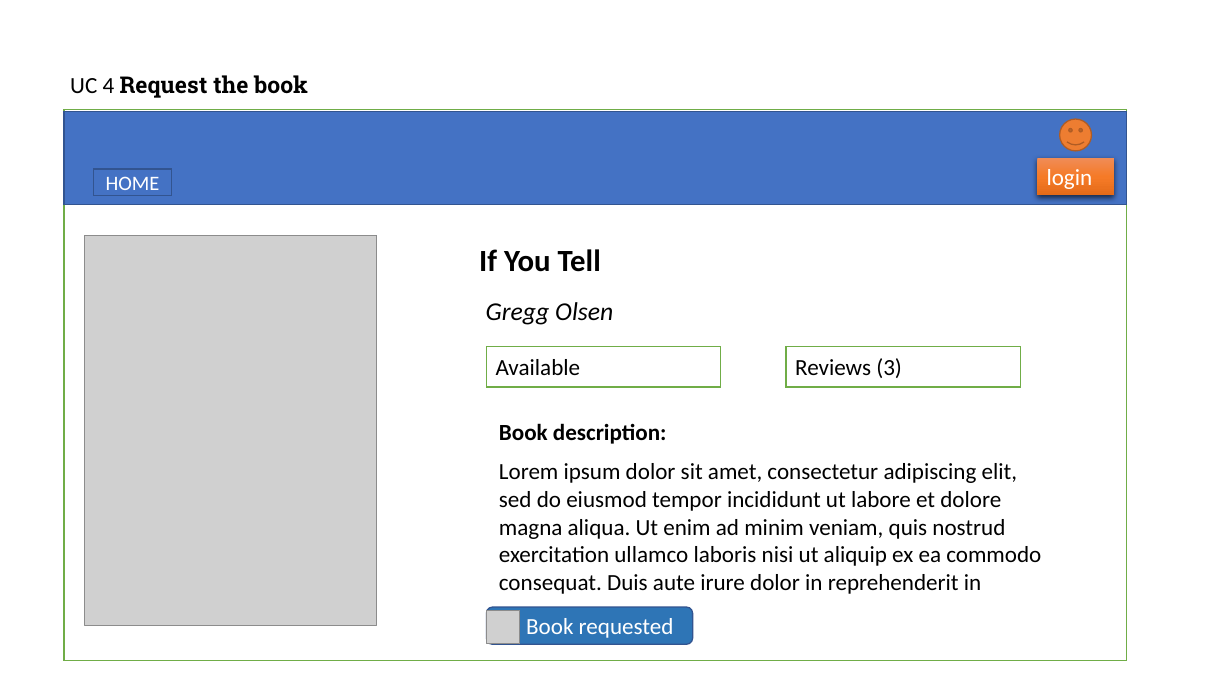
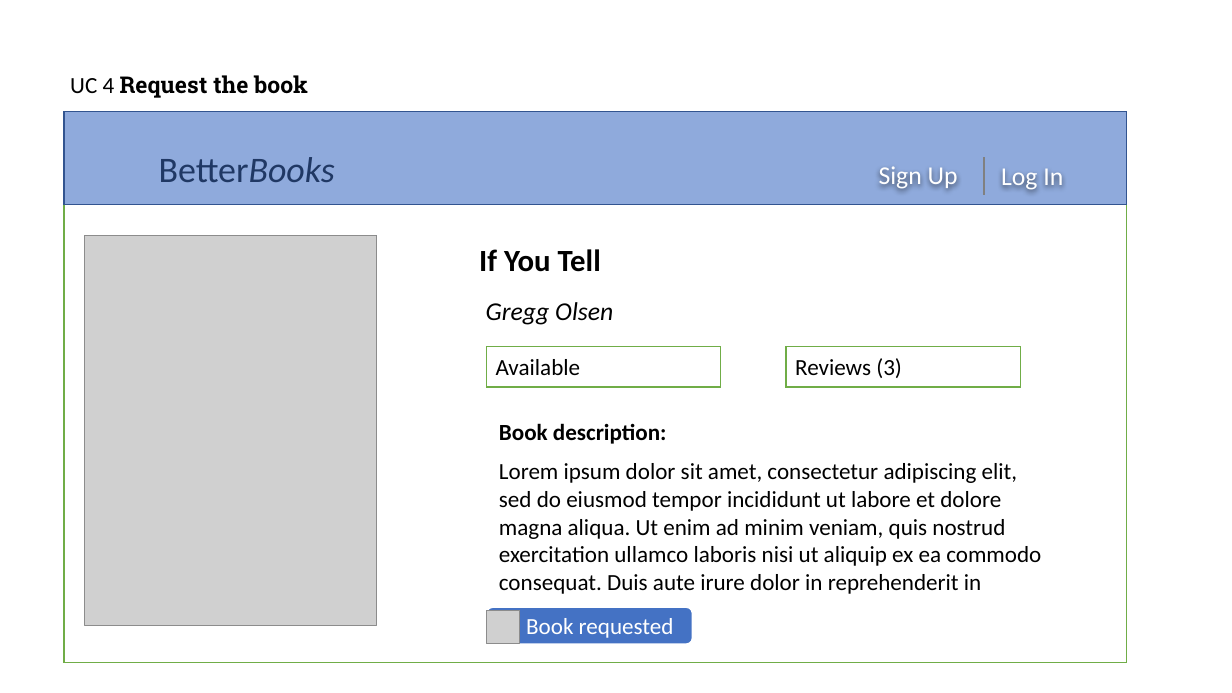
Before and after one commit to kateGalich/capstone, a slide deck: slide 4 of Construction 1/UI Prototypes.pptx. Drawn at 1232x693 pixels with LibreOffice and Linux fonts; fonts in the diff are those of the drawing; grey boxes stand for pictures; background and template pictures are left out. Boxes give left, top, right and bottom in pixels: in the first picture for what was removed or moved away, otherwise in the second. Text is boxed around its words. In the diff, an @@ line names an element or a change of style, - is before the commit and + after.

```diff
--- a/Construction 1/UI Prototypes.pptx
+++ b/Construction 1/UI Prototypes.pptx
@@ rectangle at (64, 112, 1127, 205): fill #4472C4 to #8FAADC @@
@@ smiley face removed at (1060, 119, 1092, 151) @@
@@ rectangle removed at (93, 169, 171, 196) @@
-HOME
@@ text added at (159, 157, 335, 182), 28 pt, text #203864 @@
+BetterBooks
@@ text added at (879, 166, 958, 188), 20 pt, text #FFFFFF @@
+Sign Up
@@ line added from (984, 157) to (984, 195), #808080 1 pt @@
@@ text added at (1001, 168, 1063, 191), 20 pt, text #FFFFFF @@
+Log In
@@ rectangle removed at (1038, 158, 1115, 195) @@
-login
@@ rounded rectangle "Book requested" at (486, 607, 692, 644): fill #2E75B6 to #4472C4; outline #325491 1 pt to #FFFFFF 1.5 pt @@
```
Also in this commit, not shown: 7 other slides changed, 4 slides added, 1 other file.
